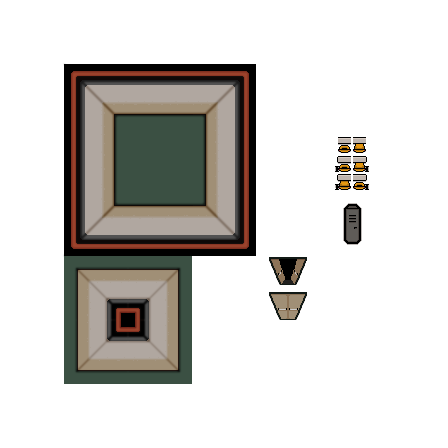
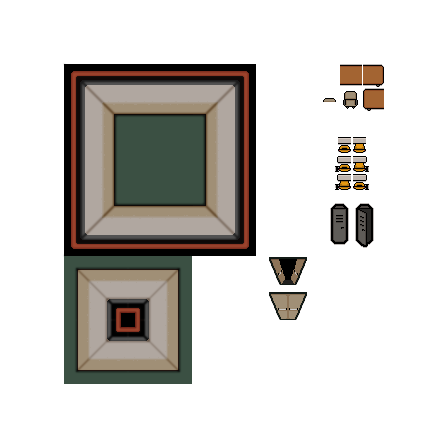
Layer changes from the first 448 x 448 image to the second:
added group "teacher desk center" with 3 layers above "teacher desk right" over [340,64,362,86]
added layer "Livello 42" (overlay, 30%) in group "teacher desk center" over [340,64,362,86]
added layer "Livello 41" in group "teacher desk center" over [340,66,362,84]
added layer "Livello 40" in group "teacher desk center" over [340,65,362,85]
added group "teacher desk right" with 3 layers above "teacher desk left" over [363,64,384,87]
added layer "Livello 39" (1st of 2, in "teacher desk right") (overlay, 30%) in group "teacher desk right" over [363,64,384,87]
added layer "Livello 38" (1st of 2, in "teacher desk right") in group "teacher desk right" over [363,66,383,84]
added layer "Livello 37" (1st of 2, in "teacher desk right") in group "teacher desk right" over [363,65,384,87]
added group "teacher desk left" with 3 layers above "drawer copia" over [363,88,384,111]
added layer "Livello 39" (2nd of 2, in "teacher desk left") (overlay, 30%) in group "teacher desk left" over [363,88,384,111]
added layer "Livello 37" (2nd of 2, in "teacher desk left") in group "teacher desk left" over [363,89,384,111]
added group "drawer copia" with 5 layers above "drawer" over [355,203,374,248]
added layer "Livello 34" (1st of 2, in "drawer copia") (overlay, 30%) in group "drawer copia" over [355,203,374,248]
added layer "Livello 36" in group "drawer copia" over [360,209,371,242]
added layer "Livello 33" (1st of 2, in "drawer copia") in group "drawer copia" over [358,206,369,245]
added layer "Livello 32" (1st of 2, in "drawer copia") in group "drawer copia" over [356,204,373,247]
painted on "Livello 34" (2nd of 2, in "drawer") over [330,203,362,245]
painted on "Livello 33" (2nd of 2, in "drawer") over [333,206,359,242]
painted on "Livello 32" (2nd of 2, in "drawer") over [331,204,361,244]
…and 11 more changes (10 added, 1 painted)
